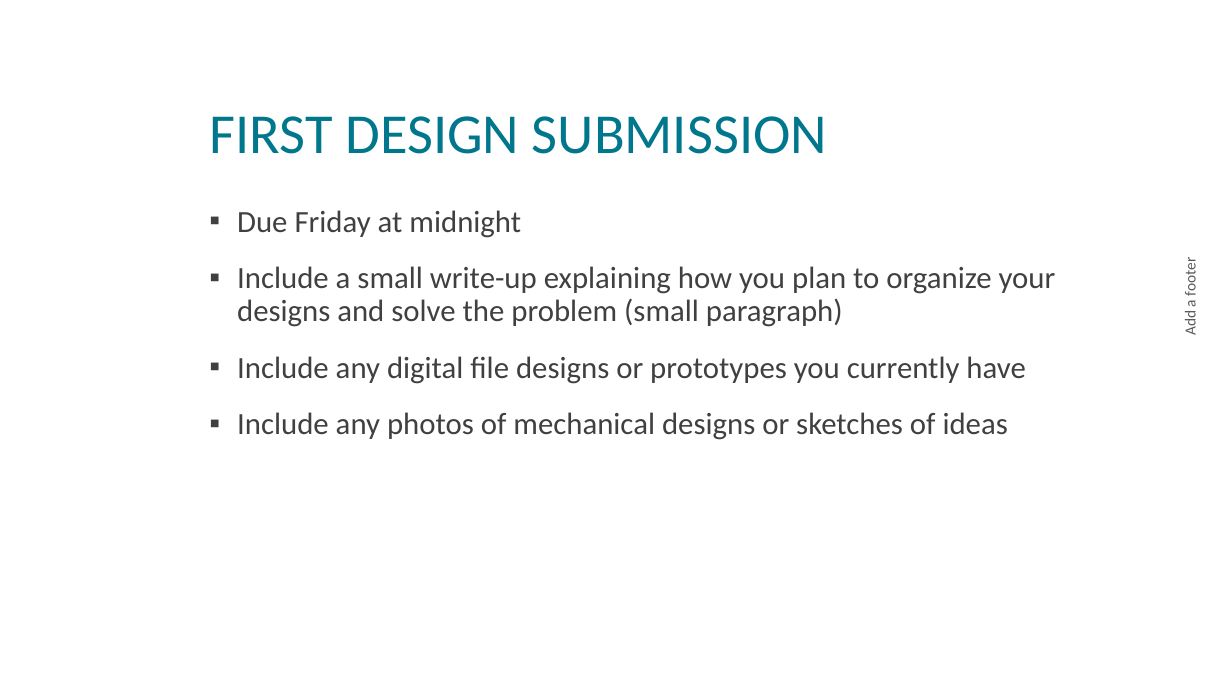
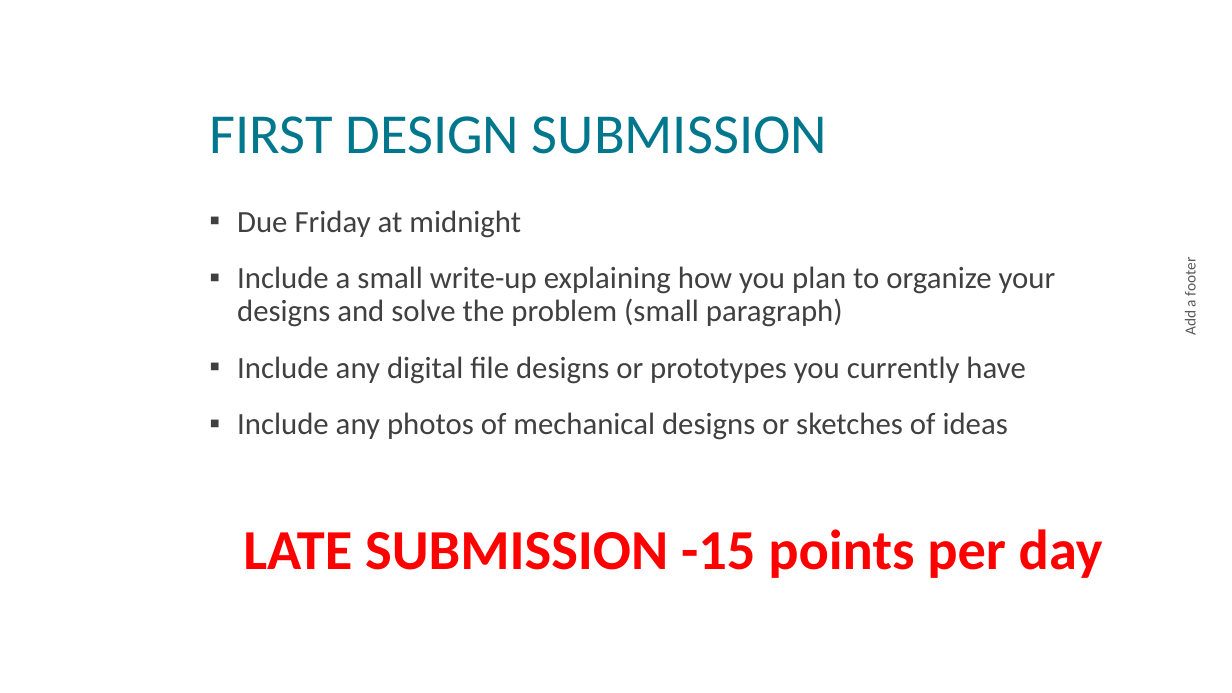
Before and after one commit to nickvertucci/Technology-Education-Curriculum, a slide deck: slide 7 of High School/Design and Drawing for Production/Unit 10 - Puzzle Cube Design Challenge/Section 1 - The Puzzle Cube Design Challenge/Assets/Unit10S1 - Puzzle Cube Design Challenge.pptx. Drawn at 1232x693 pixels with LibreOffice and Linux fonts; fonts in the diff are those of the drawing; background and template pictures are left out. Boxes give left, top, right and bottom in pixels: in the first picture for what was removed or moved away, otherwise in the second. Text is boxed around its words. In the diff, an @@ line names an element or a change of style, - is before the commit and + after.

```diff
--- a/High School/Design and Drawing for Production/Unit 10 - Puzzle Cube Design Challenge/Section 1 - The Puzzle Cube Design Challenge/Assets/Unit10S1 - Puzzle Cube Design Challenge.pptx
+++ b/High School/Design and Drawing for Production/Unit 10 - Puzzle Cube Design Challenge/Section 1 - The Puzzle Cube Design Challenge/Assets/Unit10S1 - Puzzle Cube Design Challenge.pptx
@@ text at (x1=243, y1=529, x2=1103, y2=578): paragraph added @@
+LATE SUBMISSION -15 points per day
```
Also in this commit, not shown: 2 slides added, 34 other files.
